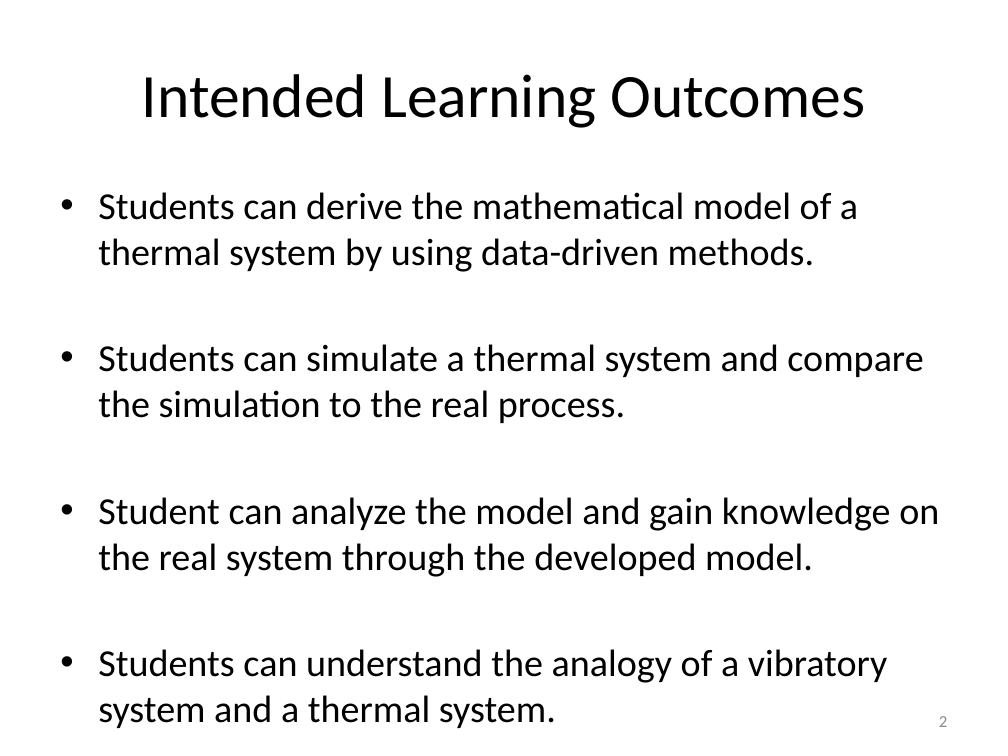
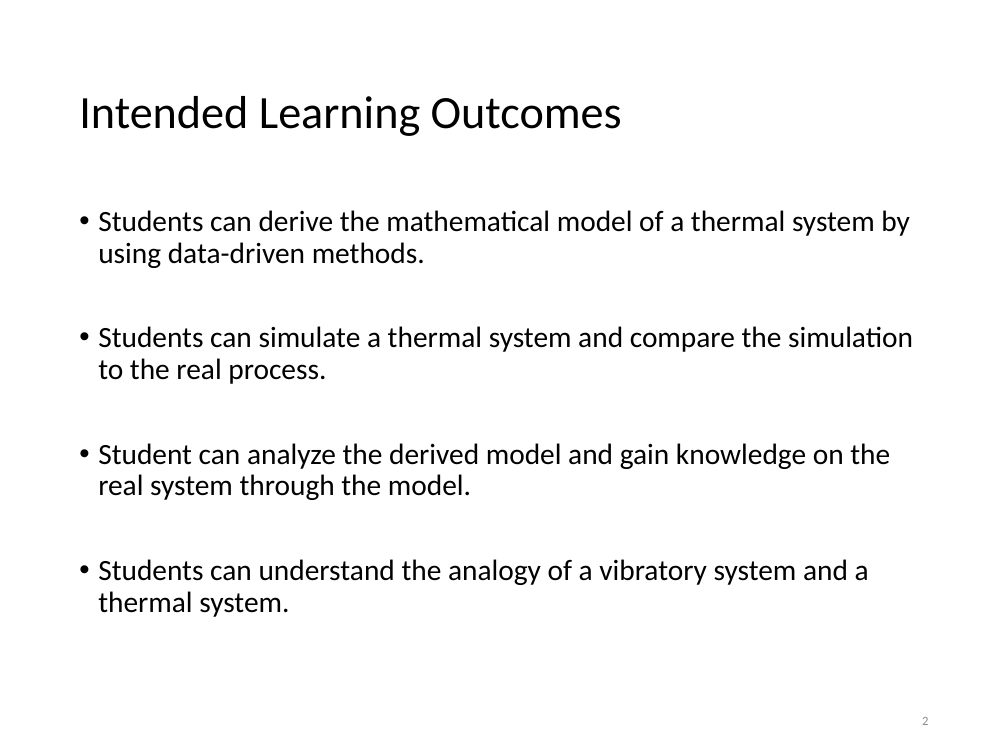
Before and after one commit to auralius/up_temperature_control_device, a slide deck: slide 2 of Activities/Presentations/SOPDT Optimization.pptx. Drawn at 1008x756 pixels with LibreOffice and Linux fonts; fonts in the diff are those of the drawing. Boxes give left, top, right and bottom in pixels: in the first picture for what was removed or moved away, otherwise in the second. Text is boxed around its words. In the diff, an @@ line names an element or a change of style, - is before the commit and + after.

```diff
--- a/Activities/Presentations/SOPDT Optimization.pptx
+++ b/Activities/Presentations/SOPDT Optimization.pptx
@@ title "Intended Learning Outcomes": place and size @@
-title "Intended Learning Outcomes" at bbox=[142, 74, 865, 128]
+title "Intended Learning Outcomes" at bbox=[79, 96, 622, 136]
@@ title "Intended Learning Outcomes" at bbox=[79, 96, 622, 136]: size 44 to 33 pt; alignment centre to left; line spacing 1 to 0.9 @@
@@ text "Students can derive the mathematical ...": place and size @@
-text "Students can derive the mathematical ..." at bbox=[98, 192, 939, 683]
+text "Students can derive the mathematical ..." at bbox=[98, 210, 913, 617]
@@ text at bbox=[98, 210, 913, 617]: size 27.2 to 21 pt in "Students can derive the mathematical model of ...", "Students can simulate a thermal system and ...", "Students can understand the analogy of a ..."; indent changed; line spacing 1 to 0.9; more space between paragraphs @@
@@ text at bbox=[98, 443, 890, 500]: text changed; size 27.2 to 21 pt @@
-• Student can analyze the model and gain knowledge on the real system through the developed model.
+• Student can analyze the derived model and gain knowledge on the real system through the model.
@@ page number: place and size @@
-page number at bbox=[939, 716, 947, 727]
+page number at bbox=[922, 717, 928, 725]
@@ page number at bbox=[922, 717, 928, 725]: size 12 to 9 pt @@
```
Also in this commit, not shown: 10 other slides changed, 1 slide added.
